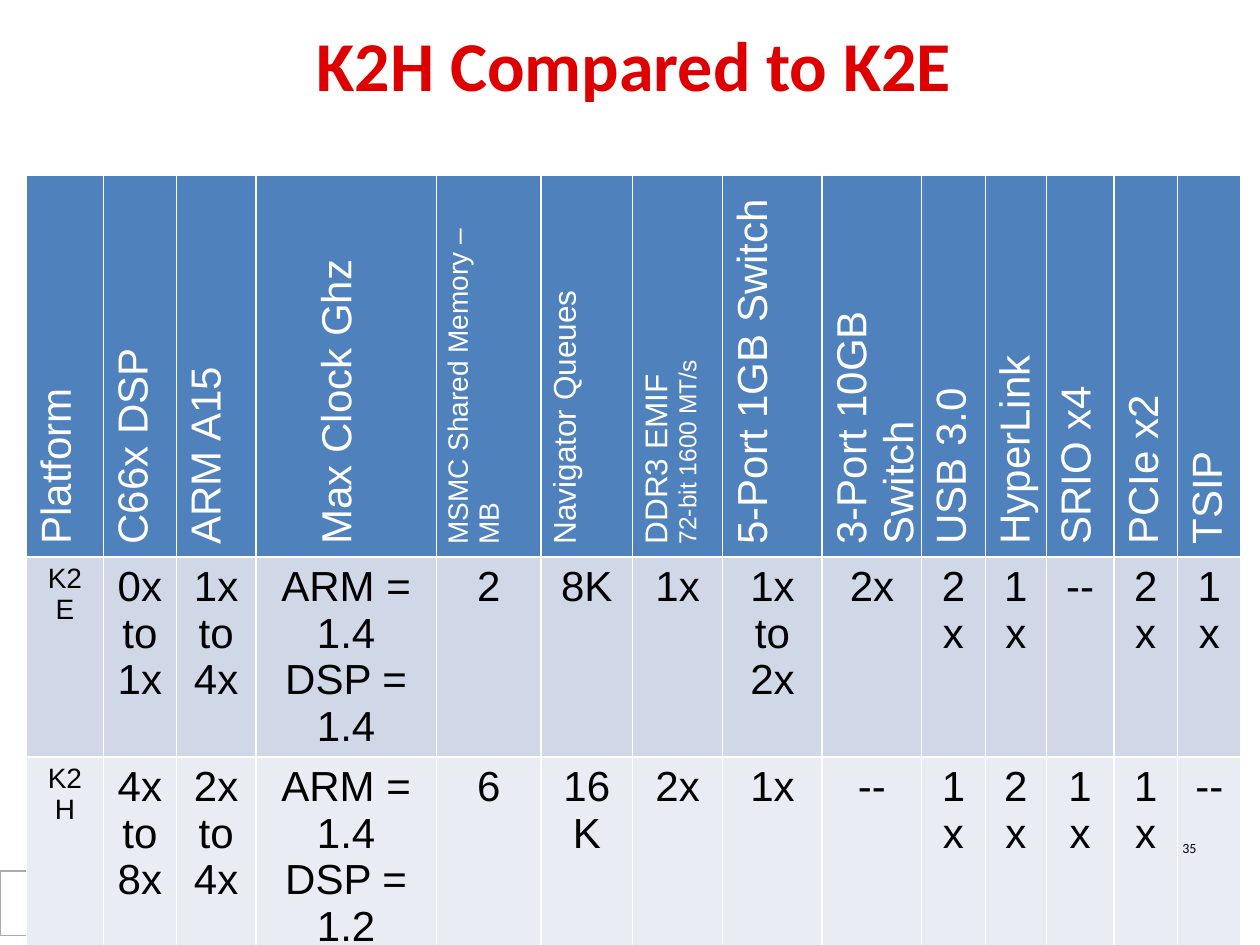
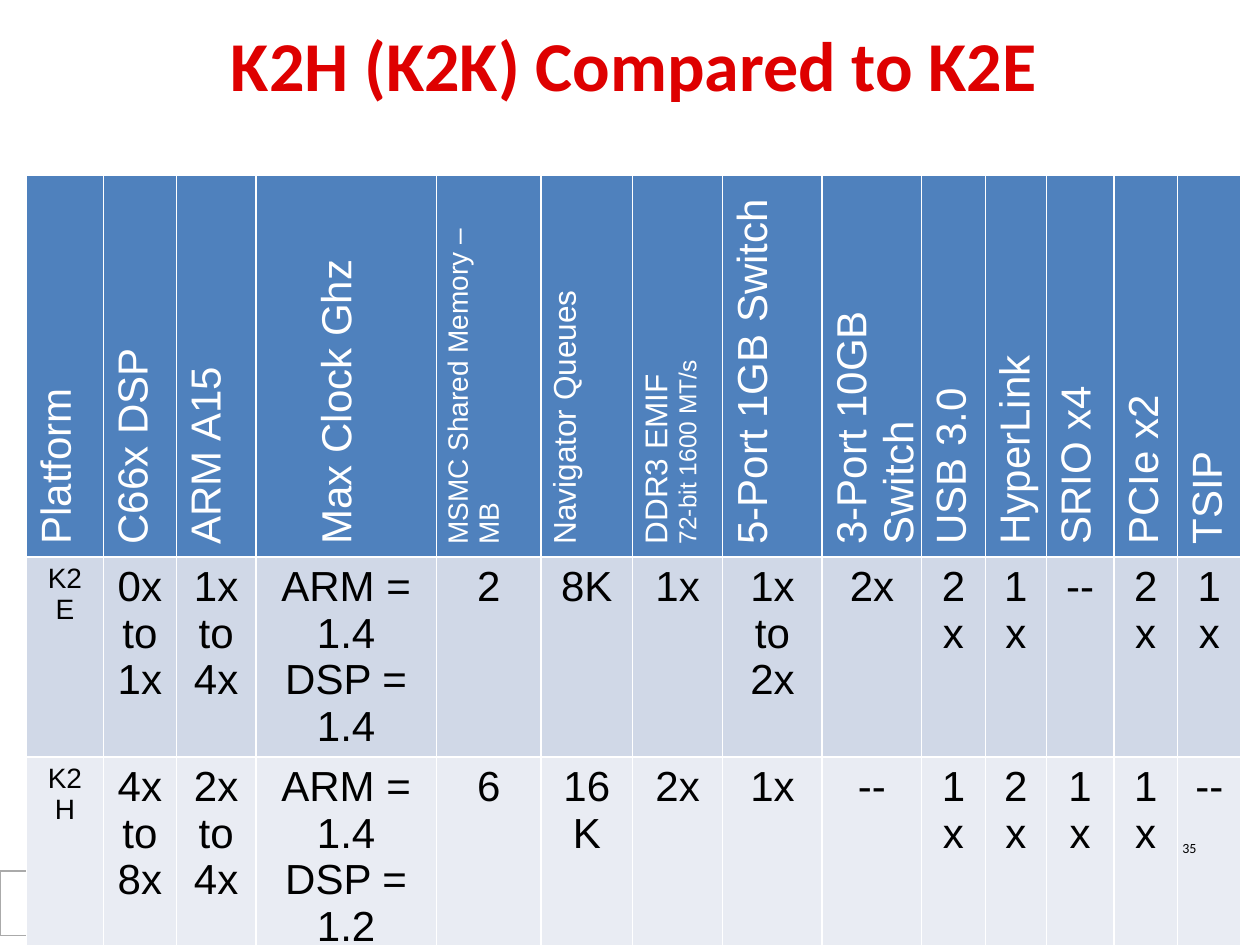
Before and after one commit to hari1989/keystone-workshop, a slide deck: slide 35 of slides/KeyStone SoC Architecture.pptx. Drawn at 1260x945 pixels with LibreOffice and Linux fonts; fonts in the diff are those of the drawing; background and template pictures are left out. Boxes give left, top, right and bottom in pixels: in the first picture for what was removed or moved away, otherwise in the second. Text is boxed around its words. In the diff, an @@ line names an element or a change of style, - is before the commit and + after.

```diff
--- a/slides/KeyStone SoC Architecture.pptx
+++ b/slides/KeyStone SoC Architecture.pptx
@@ title at [231, 39, 1037, 102]: text changed @@
-K2H Compared to K2E
+K2H (K2K) Compared to K2E
```
Also in this commit, not shown: 1 other slide changed.
